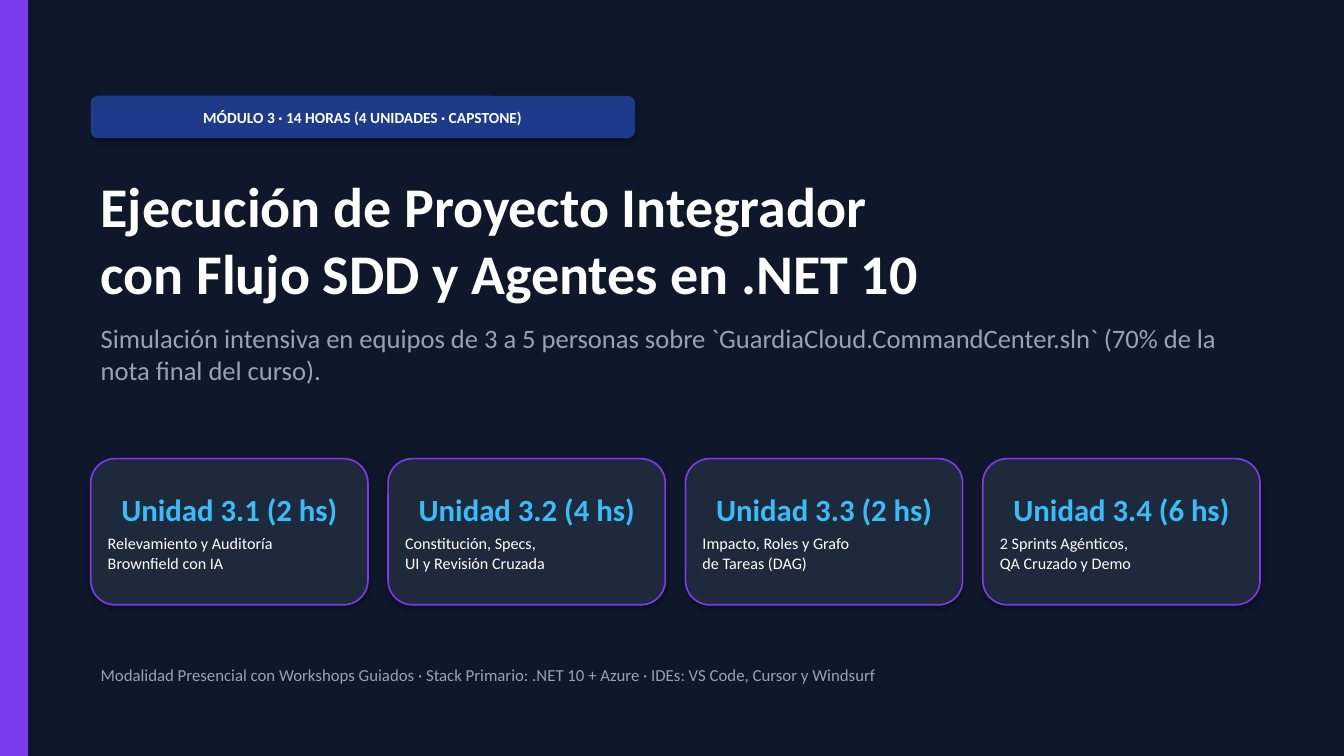
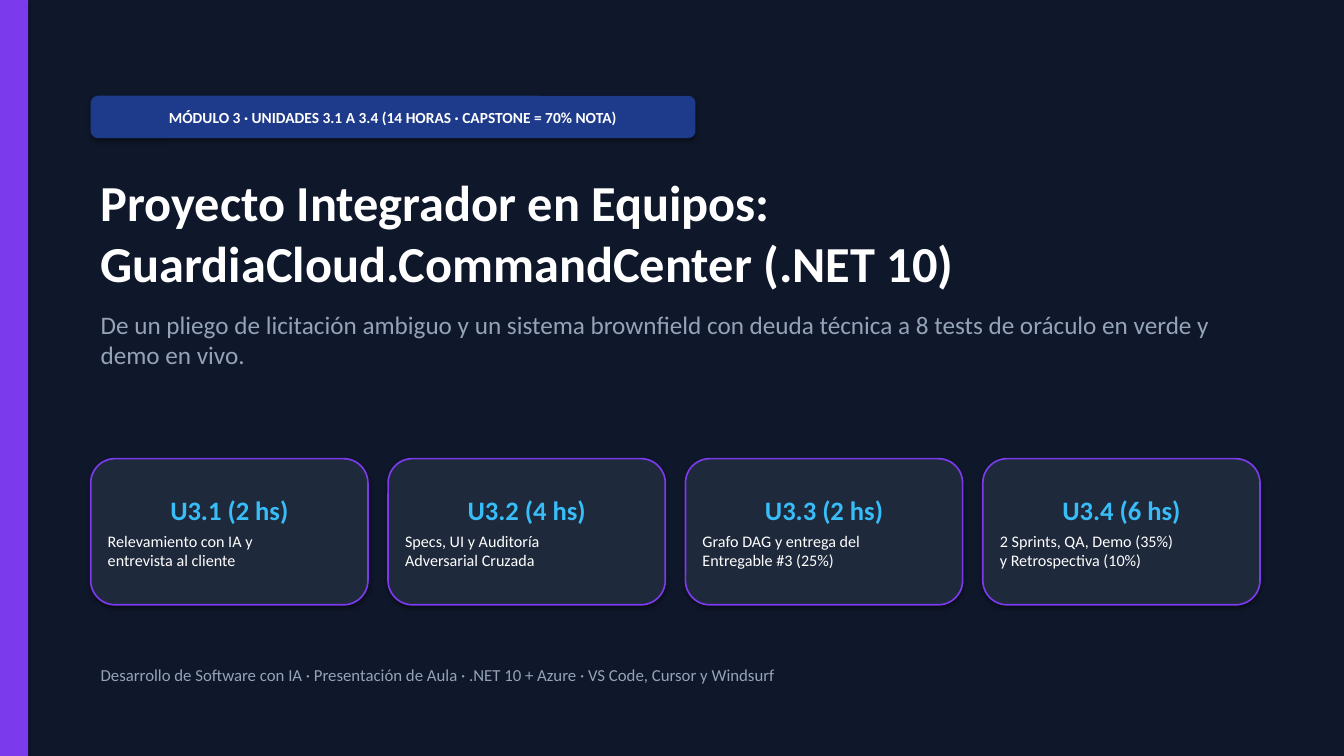
Before and after one commit to fabzter/curso_ai, a slide deck: slide 34 of curriculum/2026-11-03_curso-completo-desarrollo-sw-con-ia.pptx (slide 24 before the commit). Drawn at 1344x756 pixels with LibreOffice and Linux fonts; fonts in the diff are those of the drawing. Boxes give left, top, right and bottom in pixels: in the first picture for what was removed or moved away, otherwise in the second. Text is boxed around its words. In the diff, an @@ line names an element or a change of style, - is before the commit and + after.

```diff
--- a/curriculum/2026-11-03_curso-completo-desarrollo-sw-con-ia.pptx
+++ b/curriculum/2026-11-03_curso-completo-desarrollo-sw-con-ia.pptx
@@ rounded rectangle "MÓDULO 3 · UNIDADES 3.1 ...": place and size @@
-rounded rectangle "MÓDULO 3 · UNIDADES 3.1 ..." at [91,96,635,138]
+rounded rectangle "MÓDULO 3 · UNIDADES 3.1 ..." at [91,96,696,138]
@@ text in rounded rectangle at [169,110,617,125]: text changed @@
-MÓDULO 3 · 14 HORAS (4 UNIDADES · CAPSTONE)
+MÓDULO 3 · UNIDADES 3.1 A 3.4 (14 HORAS · CAPSTONE = 70% NOTA)
@@ text at [101,185,1208,364]: text changed; size 19 to 18 pt @@
-Ejecución de Proyecto Integrador
-con Flujo SDD y Agentes en .NET 10
-Simulación intensiva en equipos de 3 a 5 personas sobre `GuardiaCloud.CommandCenter.sln` (70% de la nota final del curso).
+Proyecto Integrador en Equipos:
+GuardiaCloud.CommandCenter (.NET 10)
+De un pliego de licitación ambiguo y un sistema brownfield con deuda técnica a 8 tests de oráculo en verde y demo en vivo.
@@ text in rounded rectangle at [108,500,288,566]: text changed @@
-Unidad 3.1 (2 hs)
-Relevamiento y Auditoría
-Brownfield con IA
+U3.1 (2 hs)
+Relevamiento con IA y
+entrevista al cliente
@@ text in rounded rectangle at [405,500,586,566]: text changed @@
-Unidad 3.2 (4 hs)
-Constitución, Specs,
-UI y Revisión Cruzada
+U3.2 (4 hs)
+Specs, UI y Auditoría
+Adversarial Cruzada
@@ text in rounded rectangle at [702,500,883,569]: text changed @@
-Unidad 3.3 (2 hs)
-Impacto, Roles y Grafo
-de Tareas (DAG)
+U3.3 (2 hs)
+Grafo DAG y entrega del
+Entregable #3 (25%)
@@ text in rounded rectangle at [1000,500,1180,569]: text changed @@
-Unidad 3.4 (6 hs)
-2 Sprints Agénticos,
-QA Cruzado y Demo
+U3.4 (6 hs)
+2 Sprints, QA, Demo (35%)
+y Retrospectiva (10%)
@@ text at [101,669,775,684]: text changed @@
-Modalidad Presencial con Workshops Guiados · Stack Primario: .NET 10 + Azure · IDEs: VS Code, Cursor y Windsurf
+Desarrollo de Software con IA · Presentación de Aula · .NET 10 + Azure · VS Code, Cursor y Windsurf
```
Also in this commit, not shown: 14 other slides changed, 21 slides added, 14 slides removed, 33 other files.
